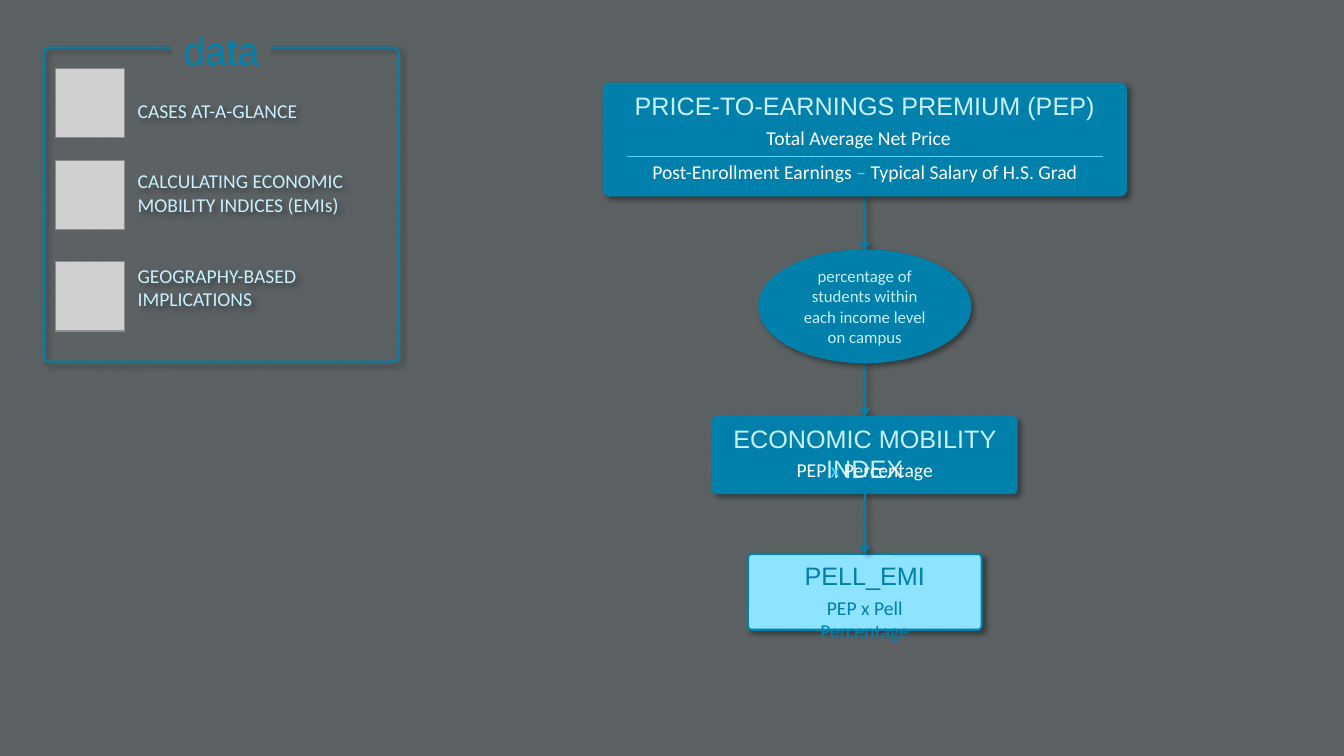
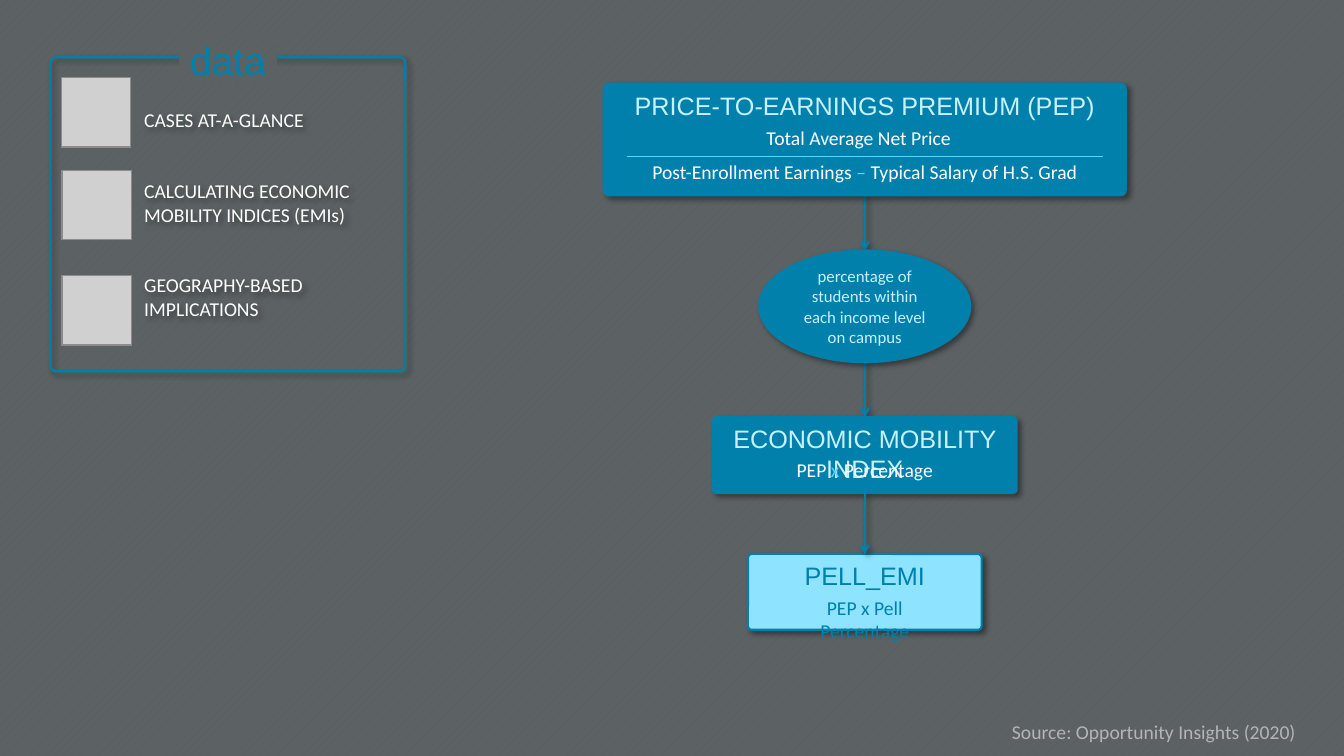
Before and after one commit to danimcadet/danic_capstone, a slide deck: slide 8 of finaid dashboard.pptx (slide 5 before the commit). Drawn at 1344x756 pixels with LibreOffice and Linux fonts; fonts in the diff are those of the drawing; grey boxes stand for pictures; background and template pictures are left out. Boxes give left, top, right and bottom in pixels: in the first picture for what was removed or moved away, otherwise in the second. Text is boxed around its words. In the diff, an @@ line names an element or a change of style, - is before the commit and + after.

```diff
--- a/finaid dashboard.pptx
+++ b/finaid dashboard.pptx
@@ rectangle removed at [172, 24, 271, 77] @@
@@ rounded rectangle "CASES AT-A-GLANCE": place and size @@
-rounded rectangle "CASES AT-A-GLANCE" at [43, 47, 398, 362]
+rounded rectangle "CASES AT-A-GLANCE" at [50, 57, 405, 372]
@@ rounded rectangle "CASES AT-A-GLANCE" at [50, 57, 405, 372]: text colour #C7F1FF to #FFFFFF @@
@@ text added at [178, 33, 277, 86], 28 pt, text #0080AB @@
+data
@@ picture: place and size @@
-picture at [55, 69, 125, 138]
+picture at [62, 78, 131, 147]
@@ picture: place and size @@
-picture at [55, 160, 125, 230]
+picture at [63, 170, 132, 240]
@@ picture: place and size @@
-picture at [55, 262, 125, 332]
+picture at [63, 276, 132, 346]
@@ picture: place and size @@
-picture at [55, 261, 125, 331]
+picture at [63, 275, 132, 345]
@@ text added at [1012, 725, 1296, 742], 14 pt, text #B3B4B5 @@
+Source: Opportunity Insights (2020)
```
Also in this commit, not shown: 5 other slides changed, 4 slides added, 2 slides removed, 5 other files.
